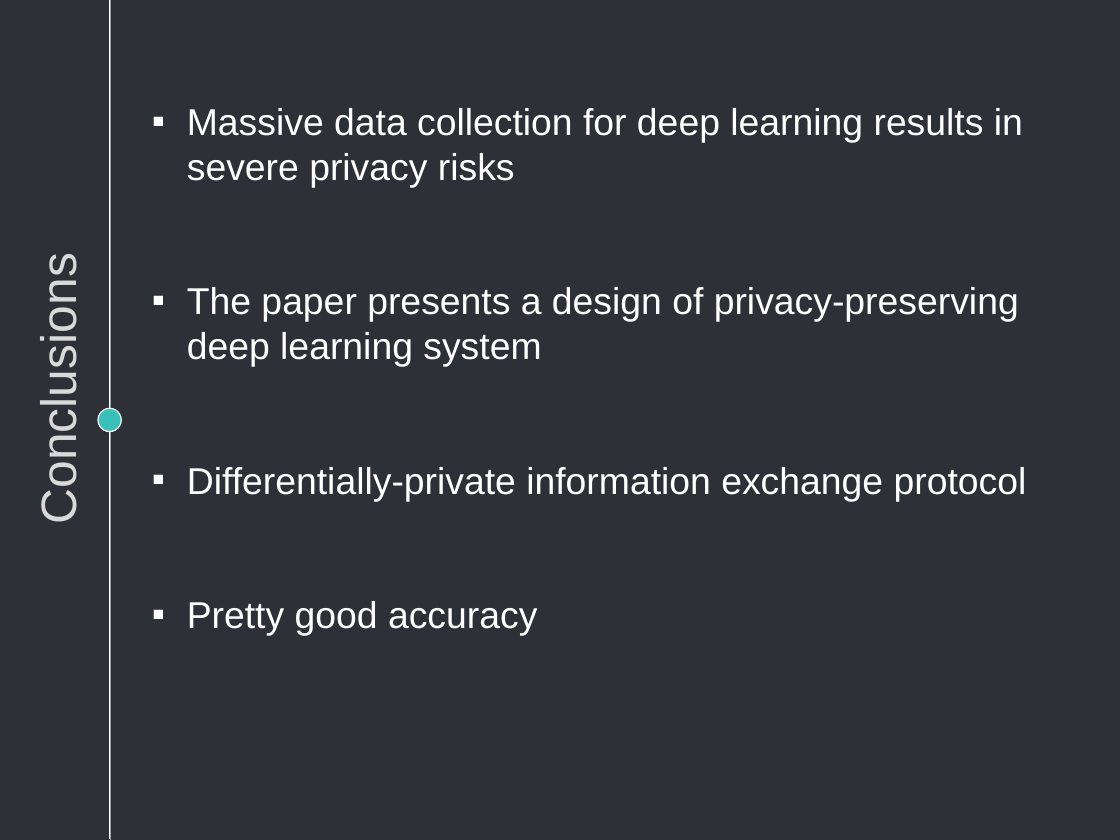
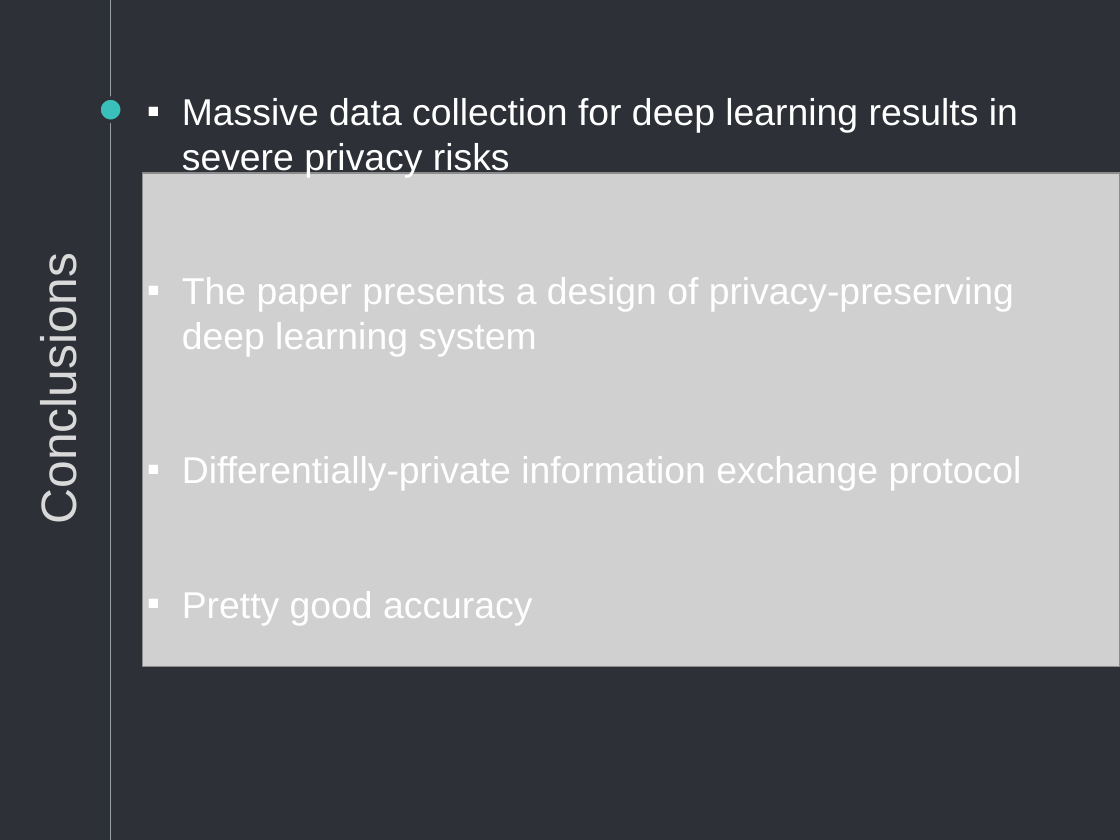
Before and after one commit to vaibhav90/Reading_Exam, a slide deck: slide 17 of Presentation/Eleanor.pptx. Drawn at 1120x840 pixels with LibreOffice and Linux fonts; fonts in the diff are those of the drawing; grey boxes stand for pictures; background and template pictures are left out. Boxes give left, top, right and bottom in pixels: in the first picture for what was removed or moved away, otherwise in the second. Text is boxed around its words. In the diff, an @@ line names an element or a change of style, - is before the commit and + after.

```diff
--- a/Presentation/Eleanor.pptx
+++ b/Presentation/Eleanor.pptx
@@ line removed from (110, 0) to (110, 409) @@
@@ text "Massive data collection for deep ...": place and size @@
-text "Massive data collection for deep ..." at (187,108,1027,636)
+text "Massive data collection for deep ..." at (182,98,1022,625)
@@ ellipse added at (99,99,122,122), fill #39C0BA, outline #2E3037 2.25 pt @@
@@ picture added at (142,174,1120,668) @@
@@ ellipse removed at (99,409,122,432) @@
@@ line removed from (110, 431) to (110, 839) @@
```
Also in this commit, not shown: 13 other slides changed, 4 slides removed.
